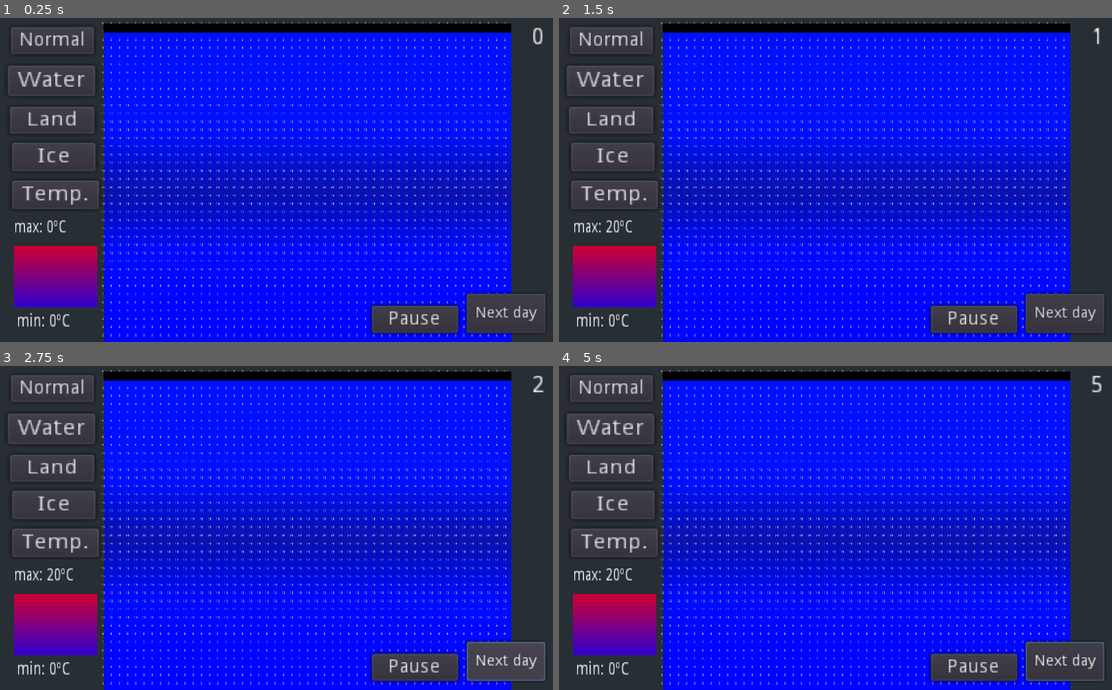
Above: before the commit, frames 1-4 (two rows, left to right).
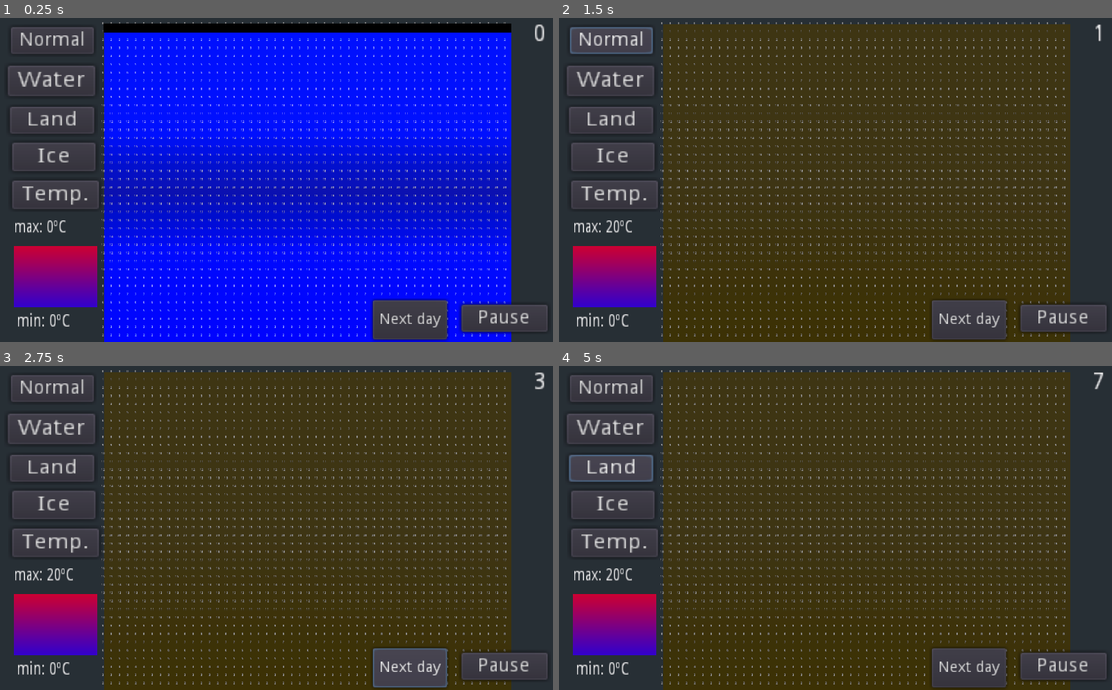
Above: after the commit, the same moments.

Repository: nestorac/earth
Game: Godot game, scene res://Globe.tscn
The game is run twice, just before and just after one commit, with the same random seed, the same clock (stepped at 60 frames per second) and the same inputs.
Inputs:
- Up to frame 1 (0.25 s): no input
- Up to frame 2 (1.5 s): click "Normal" at 0.5 s; click "Normal" at 1.25 s
- Up to frame 3 (2.75 s): click "Next day" at 2 s
- Up to frame 4 (5 s): click "Next day" at 2.75 s; click "Water" at 3.5 s; click "Land" at 4.25 s

The runs differ from the first frame. In frame 1, 2.3% of the frame differs, in the area x 66-99%, y 1-100%; in frame 2, 72%; in frame 3, 72%; in frame 4, 72%, in the area x 1-99%, y 1-100%.

Commit message:
Now we begin to code flow()

Diff:
--- a/Globe.tscn
+++ b/Globe.tscn
@@ -119,32 +119,47 @@
 text = "max: 0ºC"
 
 [node name="Debugging" type="Control" parent="UI"]
+anchor_top = 1.0
 anchor_right = 1.0
 anchor_bottom = 1.0
+margin_top = -73.0
+mouse_filter = 2
 script = ExtResource( 2 )
 
 [node name="DebuggingNextDay" type="Button" parent="UI/Debugging"]
-margin_left = 865.0
-margin_top = 511.0
-margin_right = 937.0
-margin_bottom = 547.0
+anchor_left = 0.676
+anchor_top = 0.5
+anchor_right = 0.81
+anchor_bottom = 0.5
+margin_left = -0.22406
+margin_top = -40.5
+margin_right = -69.4401
+margin_bottom = -4.5
 rect_scale = Vector2( 2.01518, 2.01335 )
 text = "Next day"
 
 [node name="debugging_day" type="Label" parent="UI/Debugging"]
-margin_left = 889.0
-margin_top = 17.0
-margin_right = 929.0
-margin_bottom = 31.0
+anchor_left = 1.0
+anchor_top = -7.068
+anchor_right = 1.0
+anchor_bottom = -6.424
+margin_left = -129.0
+margin_top = -0.0359497
+margin_right = -90.0
+margin_bottom = -32.048
 rect_scale = Vector2( 2.97483, 3.13842 )
 text = "0"
 align = 2
 
 [node name="DebuggingPause" type="Button" parent="UI/Debugging"]
-margin_left = 690.0
-margin_top = 533.0
-margin_right = 753.0
-margin_bottom = 553.0
+anchor_left = 0.835
+anchor_top = 0.5
+anchor_right = 0.991
+anchor_bottom = 0.5
+margin_left = -0.039978
+margin_top = -32.5
+margin_right = -96.784
+margin_bottom = -12.5
 rect_scale = Vector2( 2.53245, 2.52203 )
 text = "Pause"
 
--- a/Scripts/Game.gd
+++ b/Scripts/Game.gd
@@ -19,26 +19,4 @@
 		$UI/Debugging/DebuggingPause.text = "Continue"
 
 func _on_TurnTimer_timeout():
-	GlobalVars.day += 1
-	var ui_min_temp = $UI/min_temp
-	var ui_max_temp = $UI/max_temp
-	var world = $World
-	world.refresh_min_max_temp()
-	var world_max_temp = world.max_temp_c
-	var world_min_temp = world.min_temp_c
-
-#	var _colors = [PoolColorArray()]
-#	_colors[0].push_back(Color(1.0, 0, 0, 1))
-#	_colors[0].push_back(Color(0, 1.0, 0, 1))
-
-
-#	var gradient = $UI/Gradient
-#	gradient.set_colors(_colors)
-
-	ui_max_temp.set_text(str("max: ", world_max_temp, "ºC"))
-	ui_min_temp.set_text(str("min: ", world_min_temp, "ºC"))
-
-	print ("max: ", world_max_temp, "ºC")
-	print ("min: ", world_min_temp, "ºC")
-
 	mmi.next_day()
--- a/Scripts/World.gd
+++ b/Scripts/World.gd
@@ -73,9 +73,30 @@
 # iterate: perform the necessary steps to advance time by 1 day
 func next_day():
 	# Process all the events for a day.
-
-	pass
-
+	GlobalVars.day += 1
+	var ui_min_temp = $"../UI/min_temp"
+	var ui_max_temp = $"../UI/max_temp"
+	refresh_min_max_temp()
+	var world_max_temp = max_temp_c
+	var world_min_temp = min_temp_c
+
+#	var _colors = [PoolColorArray()]
+#	_colors[0].push_back(Color(1.0, 0, 0, 1))
+#	_colors[0].push_back(Color(0, 1.0, 0, 1))
+
+
+#	var gradient = $UI/Gradient
+#	gradient.set_colors(_colors)
+	var day = $"../UI/Debugging/debugging_day"
+
+	day.text = str(GlobalVars.day)
+
+	ui_max_temp.set_text(str("max: ", world_max_temp, "ºC"))
+	ui_min_temp.set_text(str("min: ", world_min_temp, "ºC"))
+
+#	print ("max: ", world_max_temp, "ºC")
+#	print ("min: ", world_min_temp, "ºC")
+	print (GlobalVars.day)
 
 
 func set_layer(_layer):
@@ -101,7 +122,10 @@
 	return [x,y]
 
 func impact(x, y, radius, terrain):
+	var array_coordinates_water = []
 	var square = get_square(x,y)
+	# The radius now will only be one, for debugging purposes.
+	radius = 1
 
 	for i in range(radius):
 		var aliasing = water_impact
@@ -115,52 +139,66 @@
 				square = get_square(x, y)
 				square.temperature_celsius = TEMP_IMPACT
 				if square:
+					array_coordinates_water.append([x,y])
 					square.add_terrain_water(aliasing)
 					square.remove_land(land_to_be_removed*aliasing/100.0)
 
 			if (i == 0) and (j != 0):
 				square = get_square(x, y+j)
 				if square:
+					array_coordinates_water.append([x,y+j])
 					square.temperature_celsius = TEMP_IMPACT * 0.9
 					square.add_terrain_water(aliasing)
 					square.remove_land(land_to_be_removed*aliasing/100.0)
 				square = get_square(x, y-j)
 				if square:
+					array_coordinates_water.append([x,y+j])
 					square.temperature_celsius = TEMP_IMPACT * 0.9
 					square.add_terrain_water(aliasing)
 					square.remove_land(land_to_be_removed*aliasing/100.0)
 			if (j == 0) and (i != 0):
 				square = get_square(x+i, y)
 				if square:
+					array_coordinates_water.append([x+i,y])
 					square.temperature_celsius = TEMP_IMPACT * 0.9
 					square.add_terrain_water(aliasing)
 					square.remove_land(land_to_be_removed*aliasing/100.0)
 				square = get_square(x-i, y)
 				if square:
+					array_coordinates_water.append([x+i,y])
 					square.temperature_celsius = TEMP_IMPACT * 0.9
 					square.add_terrain_water(aliasing)
 					square.remove_land(land_to_be_removed*aliasing/100.0)
 			if (i != 0 and j != 0):
 				square = get_square(x+i, y+j)
 				if square:
+					array_coordinates_water.append([x+i,y+j])
 					square.temperature_celsius = TEMP_IMPACT * 0.9
 					square.add_terrain_water(aliasing)
 					square.remove_land(land_to_be_removed*aliasing/100.0)
 				square = get_square(x+i, y-j)
 				if square:
+					array_coordinates_water.append([x-i,y+j])
 					square.temperature_celsius = TEMP_IMPACT * 0.9
 					square.add_terrain_water(aliasing)
 					square.remove_land(land_to_be_removed*aliasing/100.0)
 				square = get_square(x-i,y+j)
 				if square:
+					array_coordinates_water.append([x-i,y+j])
 					square.temperature_celsius = TEMP_IMPACT * 0.9
 					square.add_terrain_water(aliasing)
 					square.remove_land(land_to_be_removed*aliasing/100.0)
 				square = get_square(x-i,y-j)
 				if square:
-					square.temperature_celsius = TEMP_IMPACT * 0.9
-					square.add_terrain_water(aliasing)
-					square.remove_land(land_to_be_removed*aliasing/100.0)
+					array_coordinates_water.append([x-i,y-j])
+					square.temperature_celsius = TEMP_IMPACT * 0.9
+					square.add_terrain_water(aliasing)
+					square.remove_land(land_to_be_removed*aliasing/100.0)
+	flow(array_coordinates_water)
+
+
+func flow(impact_coordinates:Array):
+	print (impact_coordinates)
 
 
 func get_square(x, y):
